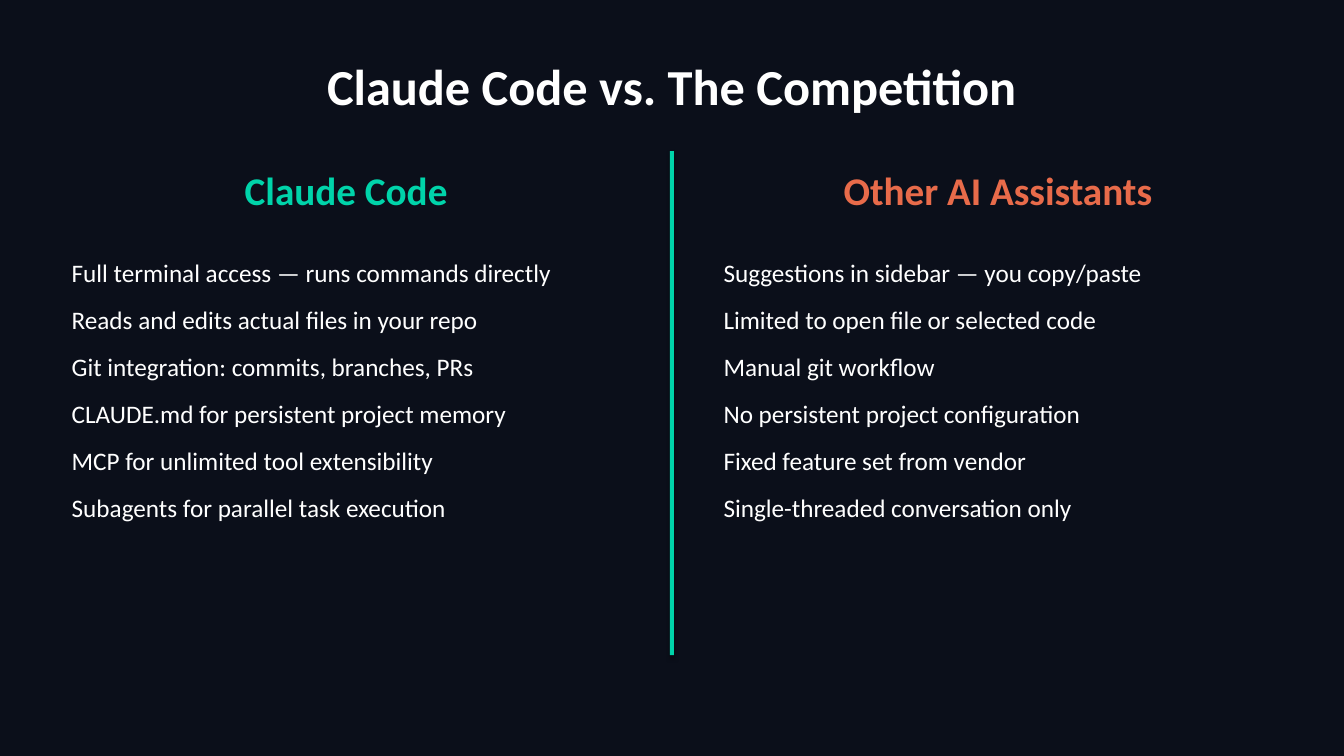
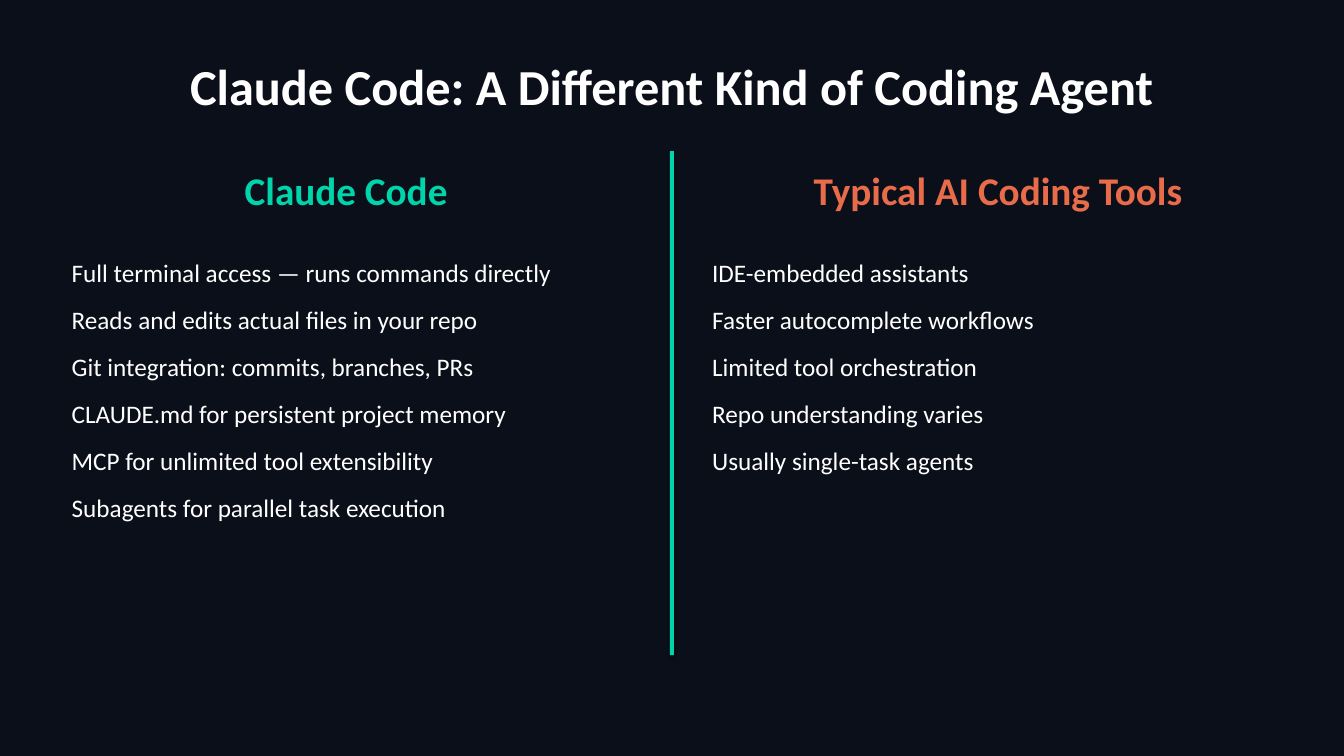
Before and after one commit to scottrhay/AIA-ClaudeCopilot, a slide deck: slide 7 of slides/Day2_Claude_Code_Fundamentals.pptx. Drawn at 1344x756 pixels with LibreOffice and Linux fonts; fonts in the diff are those of the drawing. Boxes give left, top, right and bottom in pixels: in the first picture for what was removed or moved away, otherwise in the second. Text is boxed around its words. In the diff, an @@ line names an element or a change of style, - is before the commit and + after.

```diff
--- a/slides/Day2_Claude_Code_Fundamentals.pptx
+++ b/slides/Day2_Claude_Code_Fundamentals.pptx
@@ text at [190,69,1153,114]: text changed @@
-Claude Code vs. The Competition
+Claude Code: A Different Kind of Coding Agent
@@ text at [814,177,1182,212]: text changed @@
-Other AI Assistants
+Typical AI Coding Tools
@@ text at [712,264,1033,475]: text changed @@
-Suggestions in sidebar — you copy/paste
-Limited to open file or selected code
-Manual git workflow
-No persistent project configuration
-Fixed feature set from vendor
-Single-threaded conversation only
+IDE-embedded assistants
+Faster autocomplete workflows
+Limited tool orchestration
+Repo understanding varies
+Usually single-task agents
```
Also in this commit, not shown: 39 other slides changed, 2 slides added, 18 slides removed, 16 other files.
